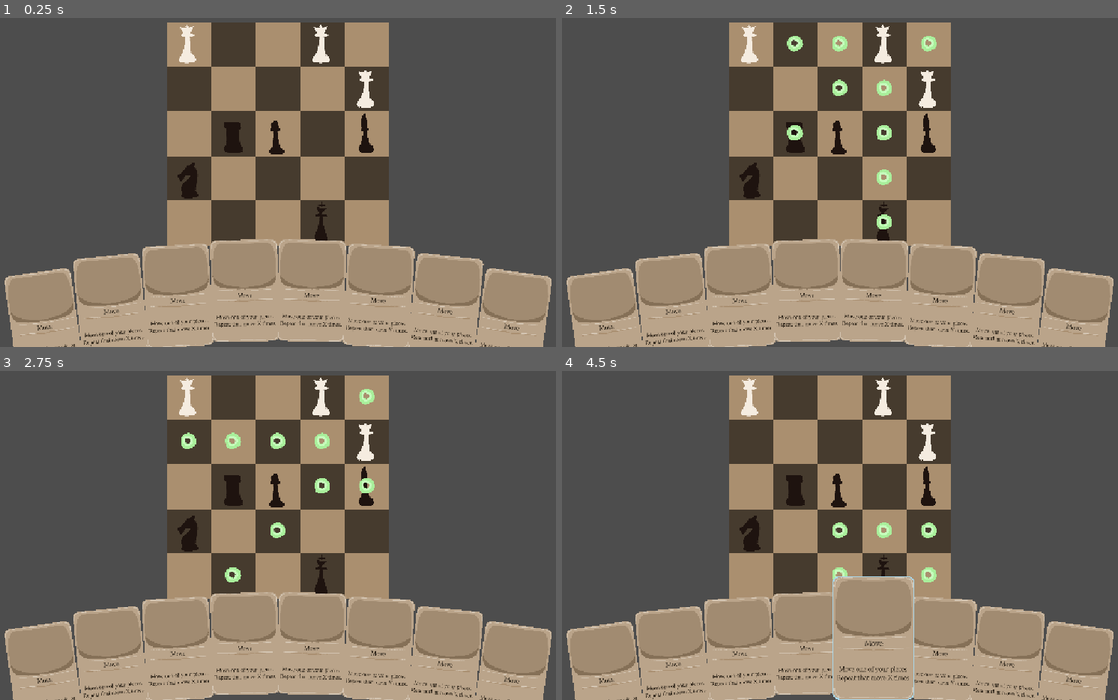
Above: before the commit, frames 1-4 (two rows, left to right).
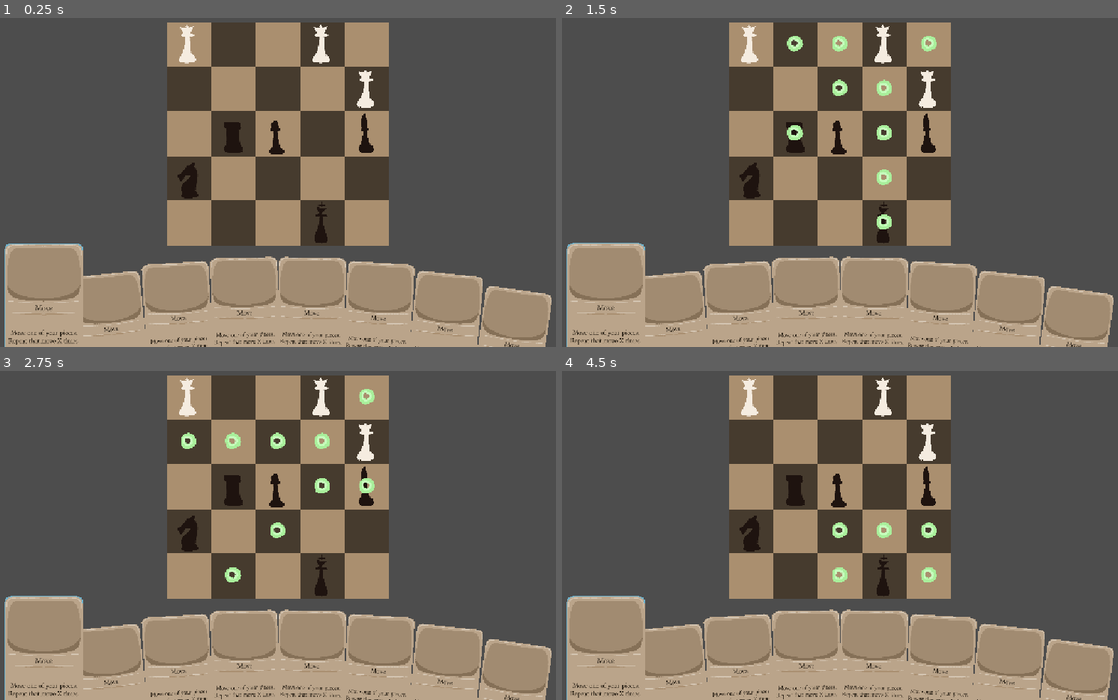
Above: after the commit, the same moments.

Repository: yourname3/gmtk-2026
Game: Godot game, scene res://level.tscn
The game is run twice, just before and just after one commit, with the same random seed, the same clock (stepped at 60 frames per second) and the same inputs.
Inputs (mouse positions are in pixels of both pictures, inside the frame that each line leads up to):
- Up to frame 1 (0.25 s): no input
- Up to frame 2 (1.5 s): tap Enter at 0.5 s; move the mouse to (751, 44) at 0.52 s; click (751, 44) at 0.6 s; tap Space at 1.25 s; move the mouse to (884, 44) at 1.27 s; click (884, 44) at 1.35 s
- Up to frame 3 (2.75 s): tap Enter at 2 s; move the mouse to (366, 443) at 2.02 s; click (366, 443) at 2.1 s
- Up to frame 4 (4.5 s): tap Space at 2.75, 4.25 s; move the mouse to (840, 486) at 2.77 s; click (840, 486) at 2.85 s; tap Enter at 3.5 s; move the mouse to (928, 486) at 3.52 s; click (928, 486) at 3.6 s; move the mouse to (884, 574) at 4.27 s; click (884, 574) at 4.35 s

The runs differ from the first frame. In frame 1, 15% of the frame differs, in the area x 0-100%, y 67-100%; in frame 2, 15%; in frame 3, 15%; in frame 4, 16%, in the area x 0-100%, y 62-100%.

Commit message:
work on card hand

Diff:
--- a/cards/card.gd
+++ b/cards/card.gd
@@ -42,7 +42,7 @@
 	z_index = 0
 	if is_highlighted() or is_selected():
 		tpos.y = -30
-		tscale = Vector2(1.2, 1.2)
+		tscale = Vector2(1.15, 1.15)
 		trot = 0
 		z_index = 2
 
--- a/cards/card_hand.gd
+++ b/cards/card_hand.gd
@@ -34,7 +34,9 @@
 			closest = child
 			closest_dist = dist
 
-	if mouse.y > (-768 / 2) - 60:
+	if Engine.is_editor_hint(): return
+
+	if mouse.y > (-768 / 2) + 30:
 		if closest_dist < select_dist_threshold * select_dist_threshold:
 			Card.highlighted_card = closest
 			if not Card.selected_hard:
@@ -51,6 +53,9 @@
 	if Engine.is_editor_hint(): return
 	arrange_cards()
 
+	if get_child_count() > 0:
+		Card.selected_card = get_child(0)
+
 	SignalBus.card_finished_playing.connect(func():
 		await get_tree().process_frame
 		if Card.selected_card == null:
--- a/level.tscn
+++ b/level.tscn
@@ -6,6 +6,7 @@
 [ext_resource type="PackedScene" uid="uid://dwkpyk486w1so" path="res://board_highlighter/board_highlighter.tscn" id="3_oi3di"]
 [ext_resource type="Script" uid="uid://bhcwosb87ke46" path="res://cards/card_hand.gd" id="5_1ainy"]
 [ext_resource type="PackedScene" uid="uid://dp4drbd12s5ua" path="res://cards/card.tscn" id="5_f2txt"]
+[ext_resource type="Script" uid="uid://dfant1e3uq18d" path="res://cards/card_data.gd" id="7_n6hdu"]
 
 [sub_resource type="TileSetAtlasSource" id="TileSetAtlasSource_vonw3"]
 texture = ExtResource("1_u52ul")
@@ -16,6 +17,30 @@
 [sub_resource type="TileSet" id="TileSet_5xgho"]
 tile_size = Vector2i(256, 256)
 sources/0 = SubResource("TileSetAtlasSource_vonw3")
+
+[sub_resource type="Resource" id="Resource_km5ld"]
+script = ExtResource("7_n6hdu")
+
+[sub_resource type="Resource" id="Resource_i2t4f"]
+script = ExtResource("7_n6hdu")
+
+[sub_resource type="Resource" id="Resource_8cye3"]
+script = ExtResource("7_n6hdu")
+
+[sub_resource type="Resource" id="Resource_2orkt"]
+script = ExtResource("7_n6hdu")
+
+[sub_resource type="Resource" id="Resource_aicyk"]
+script = ExtResource("7_n6hdu")
+
+[sub_resource type="Resource" id="Resource_8b0r0"]
+script = ExtResource("7_n6hdu")
+
+[sub_resource type="Resource" id="Resource_h6smj"]
+script = ExtResource("7_n6hdu")
+
+[sub_resource type="Resource" id="Resource_v5j5c"]
+script = ExtResource("7_n6hdu")
 
 [node name="Level" type="Node2D" unique_id=1114344541]
 
@@ -65,37 +90,53 @@
 [node name="BoardHighlighter" parent="." unique_id=1546895326 instance=ExtResource("3_oi3di")]
 
 [node name="CardHand" type="Node2D" parent="." unique_id=742805357]
-position = Vector2(641, 1536)
+position = Vector2(641, 1638)
 script = ExtResource("5_1ainy")
 
 [node name="Card" parent="CardHand" unique_id=1845239000 instance=ExtResource("5_f2txt")]
-position = Vector2(-1331.6595, 184.36801)
-rotation = -0.13871454
+position = Vector2(-1343.9999, 187.54593)
+rotation = -0.13999999
+scale = Vector2(1.0000001, 1.0000001)
+data = SubResource("Resource_km5ld")
 
 [node name="Card2" parent="CardHand" unique_id=337932815 instance=ExtResource("5_f2txt")]
-position = Vector2(-947.6595, 93.63741)
-rotation = -0.098714545
+position = Vector2(-959.99994, 95.84007)
+rotation = -0.099999994
+scale = Vector2(1.0000001, 1.0000001)
+data = SubResource("Resource_i2t4f")
 
 [node name="Card3" parent="CardHand" unique_id=1865166656 instance=ExtResource("5_f2txt")]
-position = Vector2(-563.6595, 33.31888)
-rotation = -0.05871453
+position = Vector2(-575.99994, 34.539265)
+rotation = -0.059999995
+scale = Vector2(1.0000001, 1.0000001)
+data = SubResource("Resource_8cye3")
 
 [node name="Card4" parent="CardHand" unique_id=1228237210 instance=ExtResource("5_f2txt")]
-position = Vector2(-179.65955, 3.6055605)
-rotation = -0.018714536
+z_index = 2
+position = Vector2(-191.99998, -29.999998)
+scale = Vector2(1.1499999, 1.1499999)
+data = SubResource("Resource_2orkt")
 
 [node name="Card5" parent="CardHand" unique_id=1189207938 instance=ExtResource("5_f2txt")]
-position = Vector2(204.34045, 4.5925136)
-rotation = 0.021285465
+position = Vector2(192.00002, 3.8397439)
+rotation = 0.019999998
+scale = Vector2(1.0000001, 1.0000001)
+data = SubResource("Resource_aicyk")
 
 [node name="Card6" parent="CardHand" unique_id=1096020293 instance=ExtResource("5_f2txt")]
-position = Vector2(588.3217, 36.27321)
-rotation = 0.061283506
+position = Vector2(576.00006, 34.539265)
+rotation = 0.059999995
+scale = Vector2(1.0000001, 1.0000001)
+data = SubResource("Resource_8b0r0")
 
 [node name="Card7" parent="CardHand" unique_id=807533421 instance=ExtResource("5_f2txt")]
-position = Vector2(971.6476, 98.40184)
-rotation = 0.1012133
+position = Vector2(960.00006, 95.84007)
+rotation = 0.099999994
+scale = Vector2(1.0000001, 1.0000001)
+data = SubResource("Resource_h6smj")
 
 [node name="Card8" parent="CardHand" unique_id=99005393 instance=ExtResource("5_f2txt")]
-position = Vector2(1324.5422, 183.5176)
-rotation = 0.13797316
+position = Vector2(1343.9999, 187.54593)
+rotation = 0.13999999
+scale = Vector2(1.0000001, 1.0000001)
+data = SubResource("Resource_v5j5c")
